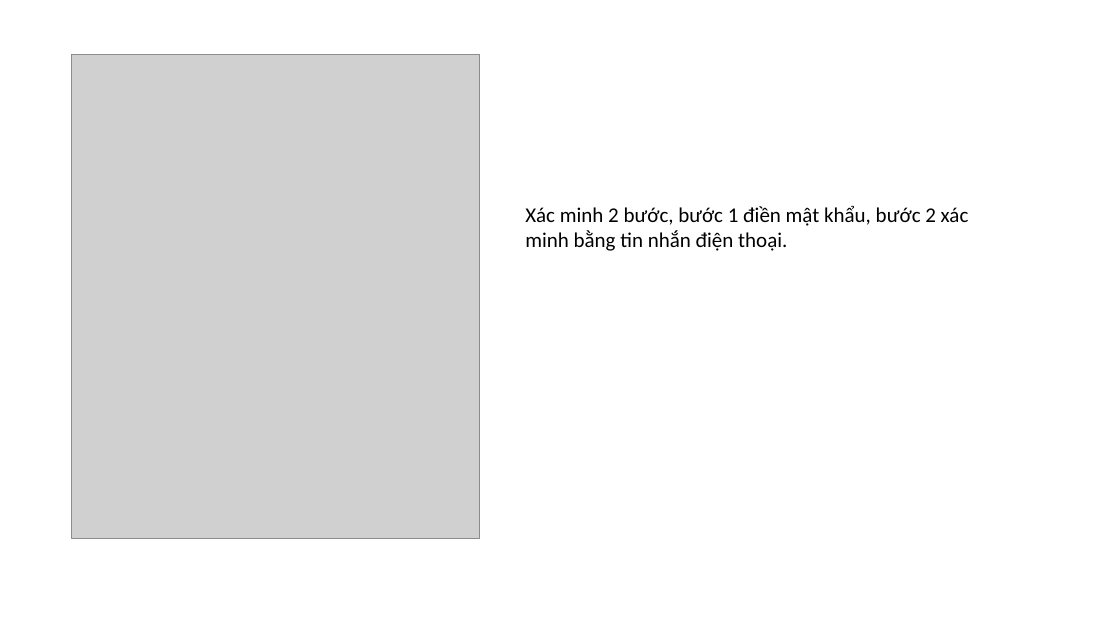
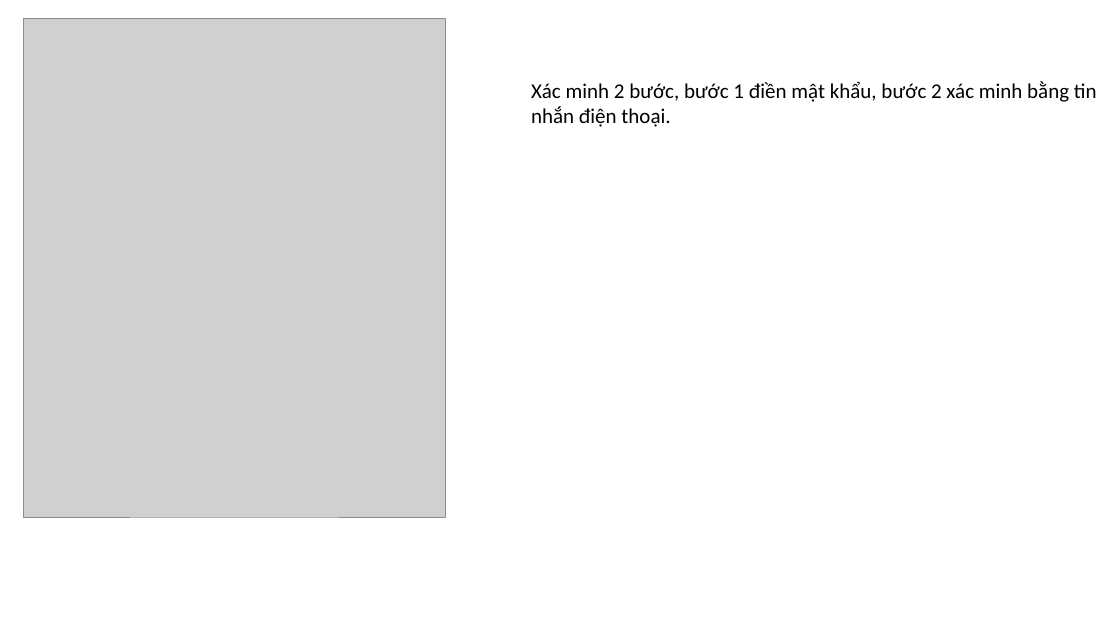
Before and after one commit to DangVanDoan05/WordPress, a slide deck: slide 23 of Tạo trang liên hệ trong WebSite.pptx. Drawn at 1120x630 pixels with LibreOffice and Linux fonts; fonts in the diff are those of the drawing; grey boxes stand for pictures. Boxes give left, top, right and bottom in pixels: in the first picture for what was removed or moved away, otherwise in the second. Text is boxed around its words. In the diff, an @@ line names an element or a change of style, - is before the commit and + after.

```diff
--- a/Tạo trang liên hệ trong WebSite.pptx
+++ b/Tạo trang liên hệ trong WebSite.pptx
@@ picture: place and size @@
-picture at <box>72,55,480,539</box>
+picture at <box>24,18,446,518</box>
@@ text "Xác minh 2 bước, bước ..." rewrapped from <box>525,205,969,251</box> to <box>531,81,1097,127</box> @@
```
Also in this commit, not shown: 7 other slides changed, 13 slides added, 1 slide removed, 3 other files.
